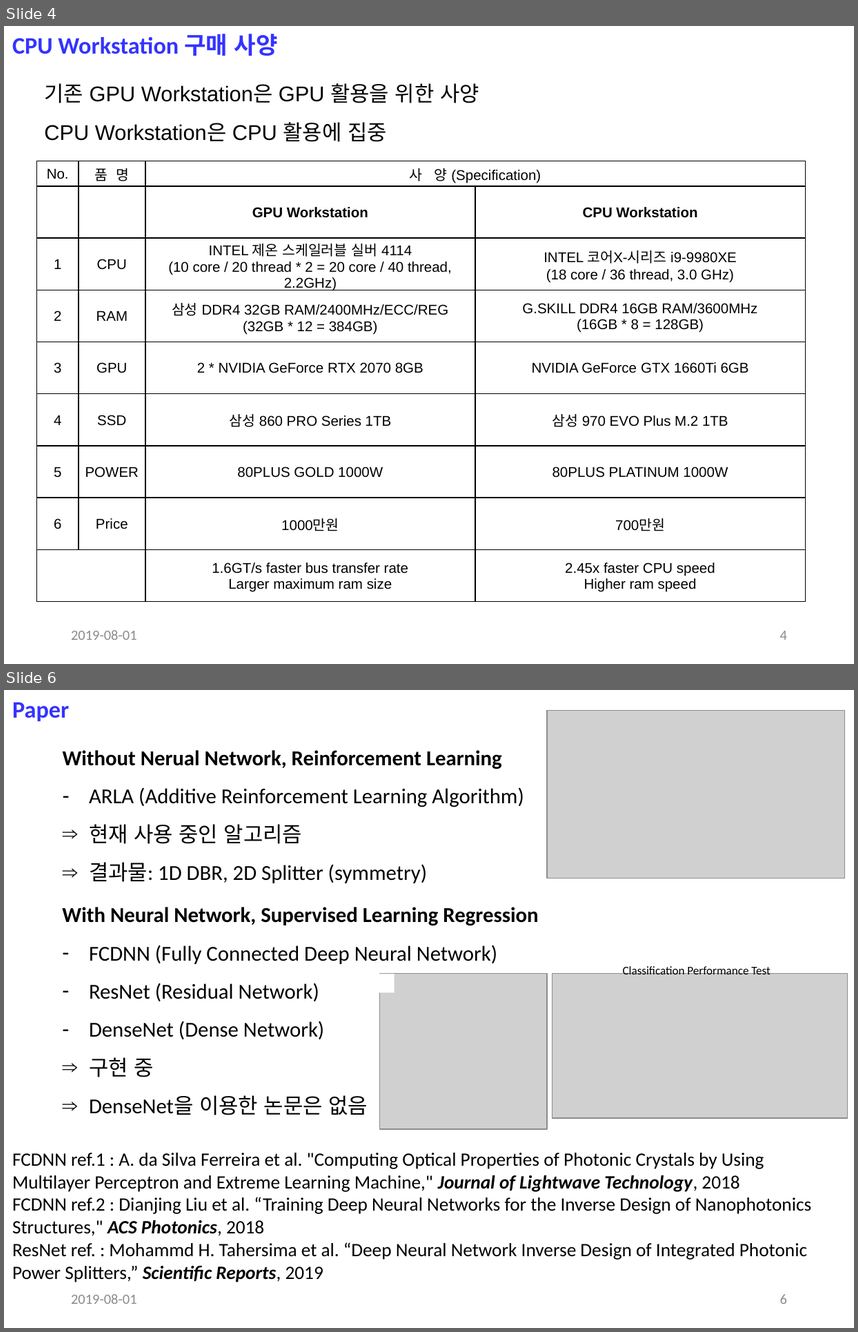
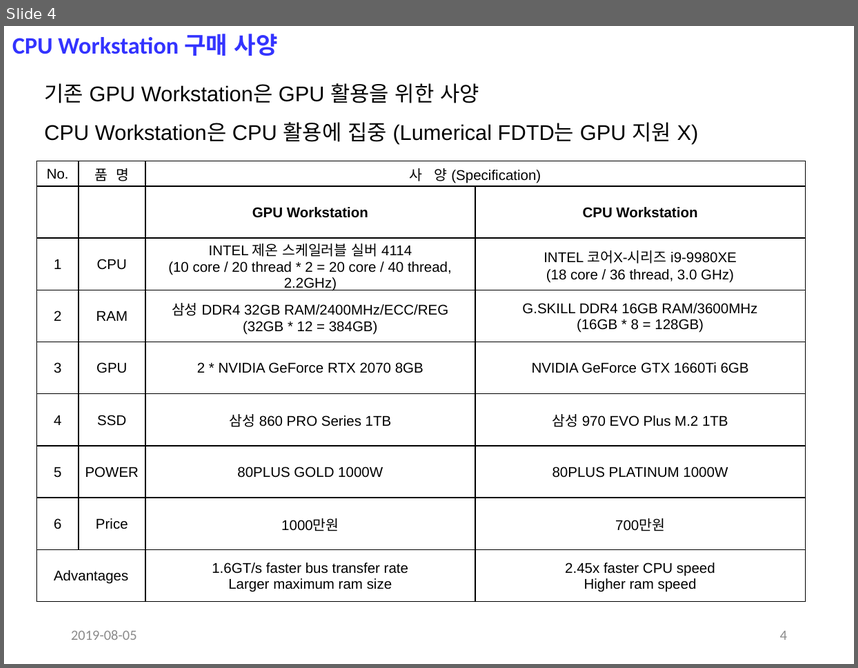
Before and after one commit to jglee96/NBTP_Lab, a slide deck: 랩미팅/201908/190805 (Jong).pptx. Shown one above the other, each under a label of ours: slides 4 and 6 before the commit, slide 4 after it; the slides between them are not shown. The pictures are 858x1332 and 858x668 pixels, drawn with LibreOffice and Linux fonts; fonts in the diff are those of the drawing; grey boxes stand for pictures. Boxes give left, top, right and bottom in pixels: in the first picture for what was removed or moved away, otherwise in the second. Text is boxed around its words. In the diff, an @@ line names an element or a change of style, - is before the commit and + after.

```diff
--- a/랩미팅/201908/190805 (Jong).pptx
+++ b/랩미팅/201908/190805 (Jong).pptx
@@ slide 6 removed at [4, 690, 854, 1328], background #FFFFFF @@
@@ text removed at [12, 702, 69, 722] @@
-Paper
@@ picture removed at [547, 711, 844, 878] @@
@@ text removed at [63, 750, 524, 883] @@
-Without Nerual Network, Reinforcement Learning
-– ARLA (Additive Reinforcement Learning Algorithm)
-⇒ 현재 사용 중인 알고리즘
-⇒ 결과물: 1D DBR, 2D Splitter (symmetry)
@@ text removed at [62, 907, 538, 1115] @@
-With Neural Network, Supervised Learning Regression
-– FCDNN (Fully Connected Deep Neural Network)
-– ResNet (Residual Network)
-– DenseNet (Dense Network)
-⇒ 구현 중
-⇒ DenseNet을 이용한 논문은 없음
@@ picture removed at [380, 973, 547, 1129] @@
@@ rectangle removed at [380, 974, 394, 993] @@
@@ picture removed at [553, 973, 847, 1118] @@
@@ text removed at [623, 965, 770, 974] @@
-Classification Performance Test
@@ text removed at [12, 1152, 811, 1282] @@
-FCDNN ref.1 : A. da Silva Ferreira et al. "Computing Optical Properties of Photonic Crystals by Using Multilayer Perceptron and Extreme Learning Machine," Journal of Lightwave Technology, 2018
-FCDNN ref.2 : Dianjing Liu et al. “Training Deep Neural Networks for the Inverse Design of Nanophotonics Structures," ACS Photonics, 2018
-ResNet ref. : Mohammd H. Tahersima et al. “Deep Neural Network Inverse Design of Integrated Photonic Power Splitters,” Scientific Reports, 2019
@@ text removed at [71, 1294, 137, 1303] @@
-2019-08-01
@@ page number removed at [780, 1294, 787, 1303] @@
-6
@@ slide 4 changed as well @@
@@ text at [44, 122, 699, 143]: text changed @@
-CPU Workstation은 CPU 활용에 집중
+CPU Workstation은 CPU 활용에 집중 (Lumerical FDTD는 GPU 지원 X)
@@ table at [37, 161, 806, 601] @@
-row 9, column 1: 
+row 9, column 1: Advantages
@@ text at [71, 630, 137, 639]: text changed @@
-2019-08-01
+2019-08-05
```
Also in this commit, not shown: 3 other slides changed, 3 slides added, 1 other slide removed, 19 other files.
